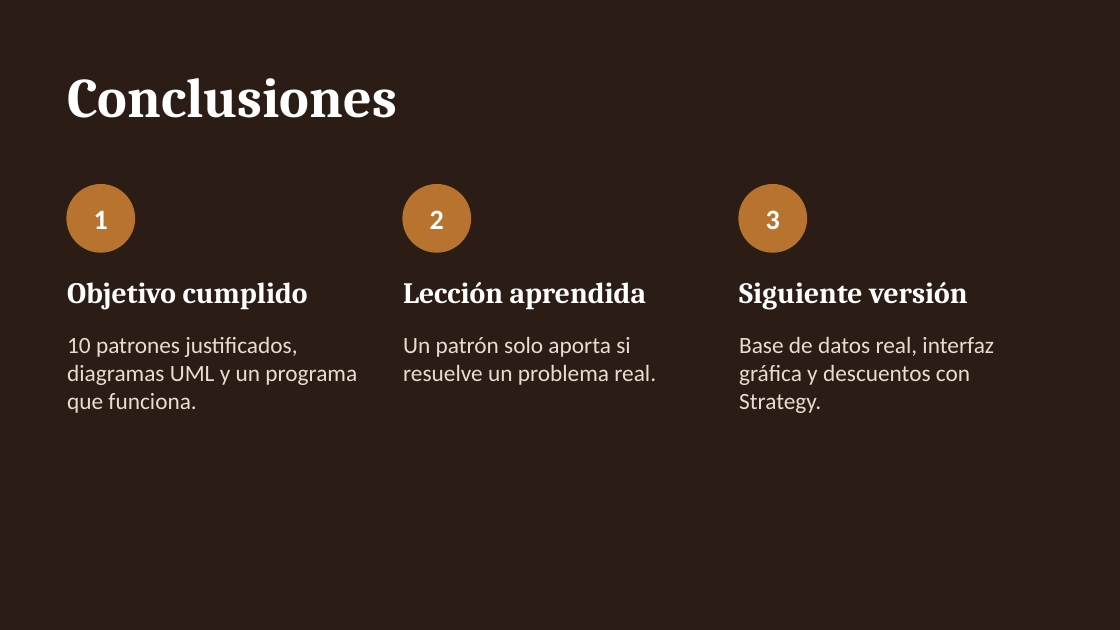
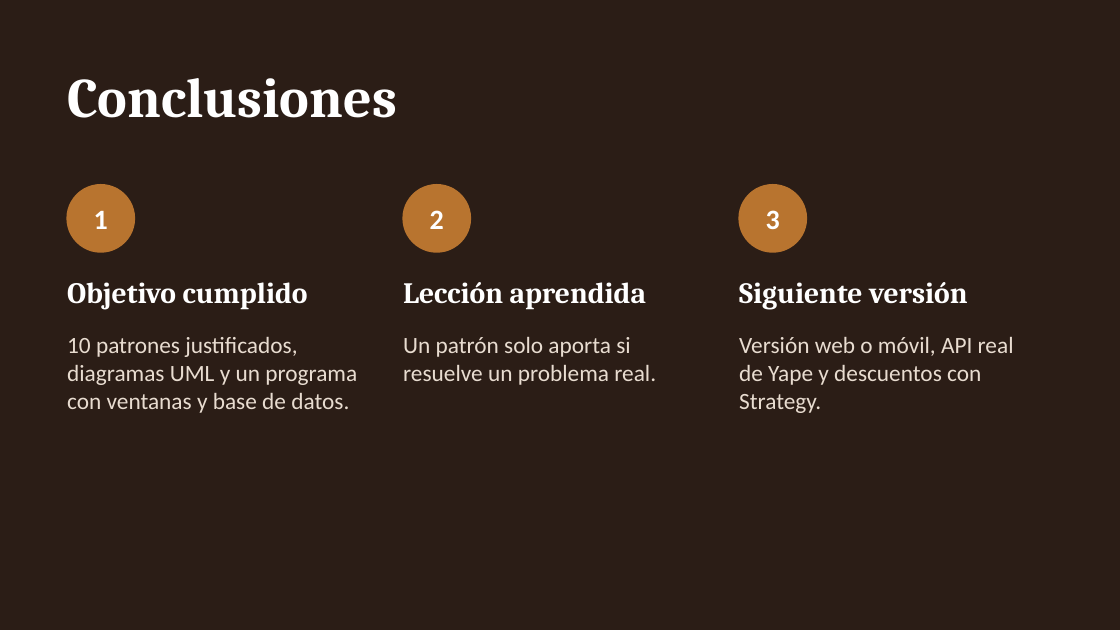
Before and after one commit to gian1475/Patrones_final, a slide deck: slide 18 of entregables/Presentacion_CafeUTP.pptx. Drawn at 1120x630 pixels with LibreOffice and Linux fonts; fonts in the diff are those of the drawing. Boxes give left, top, right and bottom in pixels: in the first picture for what was removed or moved away, otherwise in the second. Text is boxed around its words. In the diff, an @@ line names an element or a change of style, - is before the commit and + after.

```diff
--- a/entregables/Presentacion_CafeUTP.pptx
+++ b/entregables/Presentacion_CafeUTP.pptx
@@ text at box(67, 337, 357, 413): text changed @@
-10 patrones justificados, diagramas UML y un programa que funciona.
+10 patrones justificados, diagramas UML y un programa con ventanas y base de datos.
@@ text at box(739, 337, 1014, 413): text changed @@
-Base de datos real, interfaz gráfica y descuentos con Strategy.
+Versión web o móvil, API real de Yape y descuentos con Strategy.
```
Also in this commit, not shown: 13 other slides changed, 18 other files.
